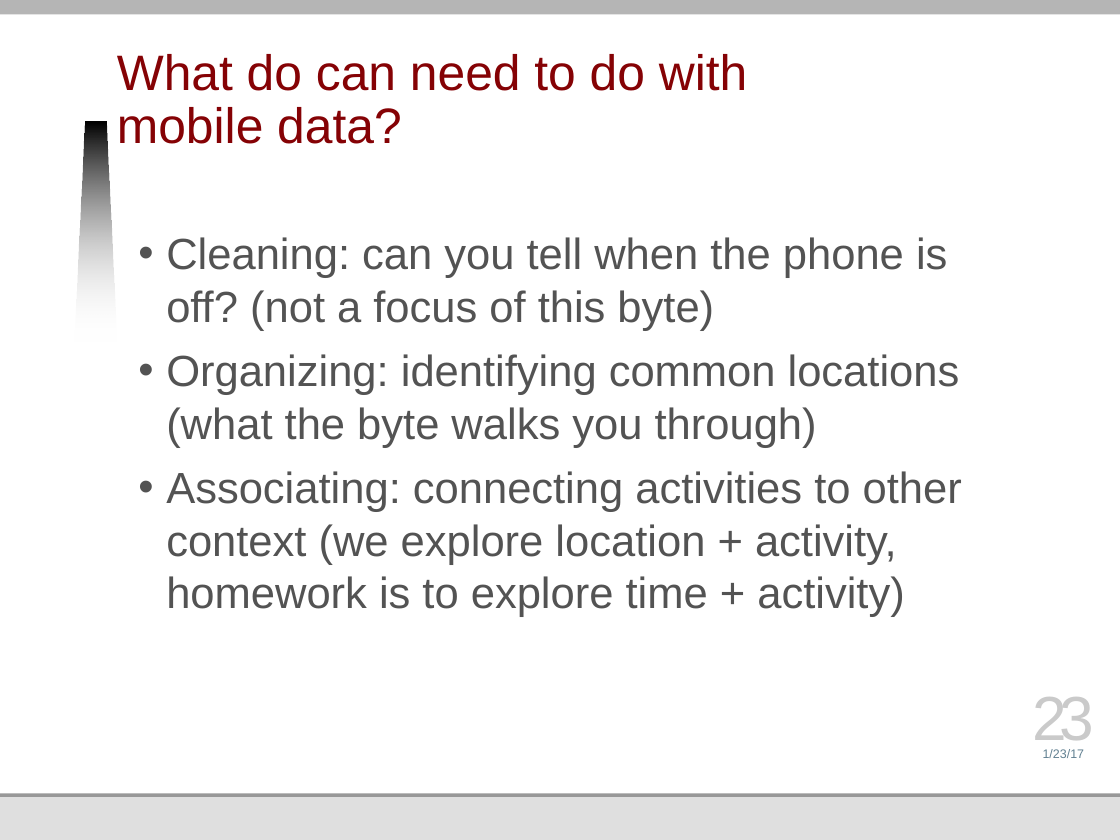
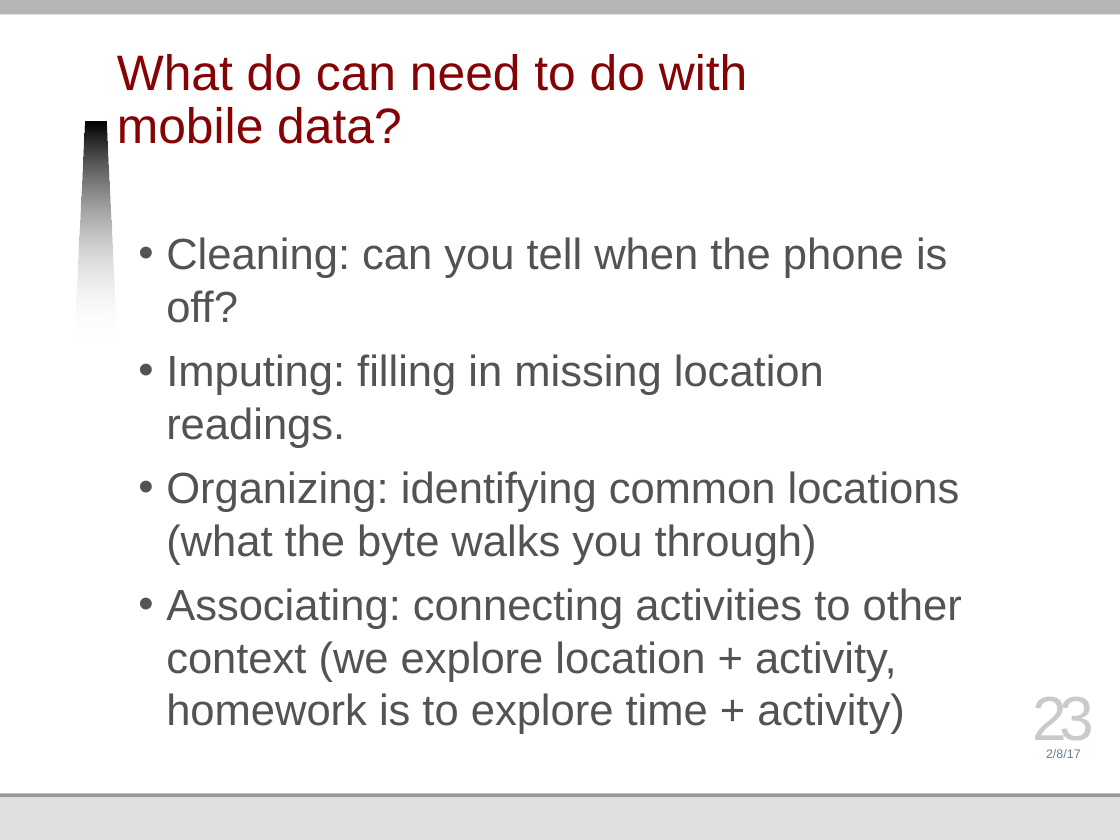
Before and after one commit to jmankoff/data, a slide deck: slide 23 of Lectures/Byte 3 Mobile.pptx. Drawn at 1120x840 pixels with LibreOffice and Linux fonts; fonts in the diff are those of the drawing; background and template pictures are left out. Boxes give left, top, right and bottom in pixels: in the first picture for what was removed or moved away, otherwise in the second. Text is boxed around its words. In the diff, an @@ line names an element or a change of style, - is before the commit and + after.

Commit message:
Cleaned up Viz overview slides. Modified Byte 3 slides.

```diff
--- a/Lectures/Byte 3 Mobile.pptx
+++ b/Lectures/Byte 3 Mobile.pptx
@@ text at (x1=166, y1=237, x2=947, y2=448): text changed @@
-• Cleaning: can you tell when the phone is off? (not a focus of this byte)
+• Cleaning: can you tell when the phone is off?
+• Imputing: filling in missing location readings.
@@ text at (x1=1046, y1=749, x2=1081, y2=758): text changed @@
-1/23/17
+2/8/17
```
Also in this commit, not shown: 22 other slides changed, 1 other file.
